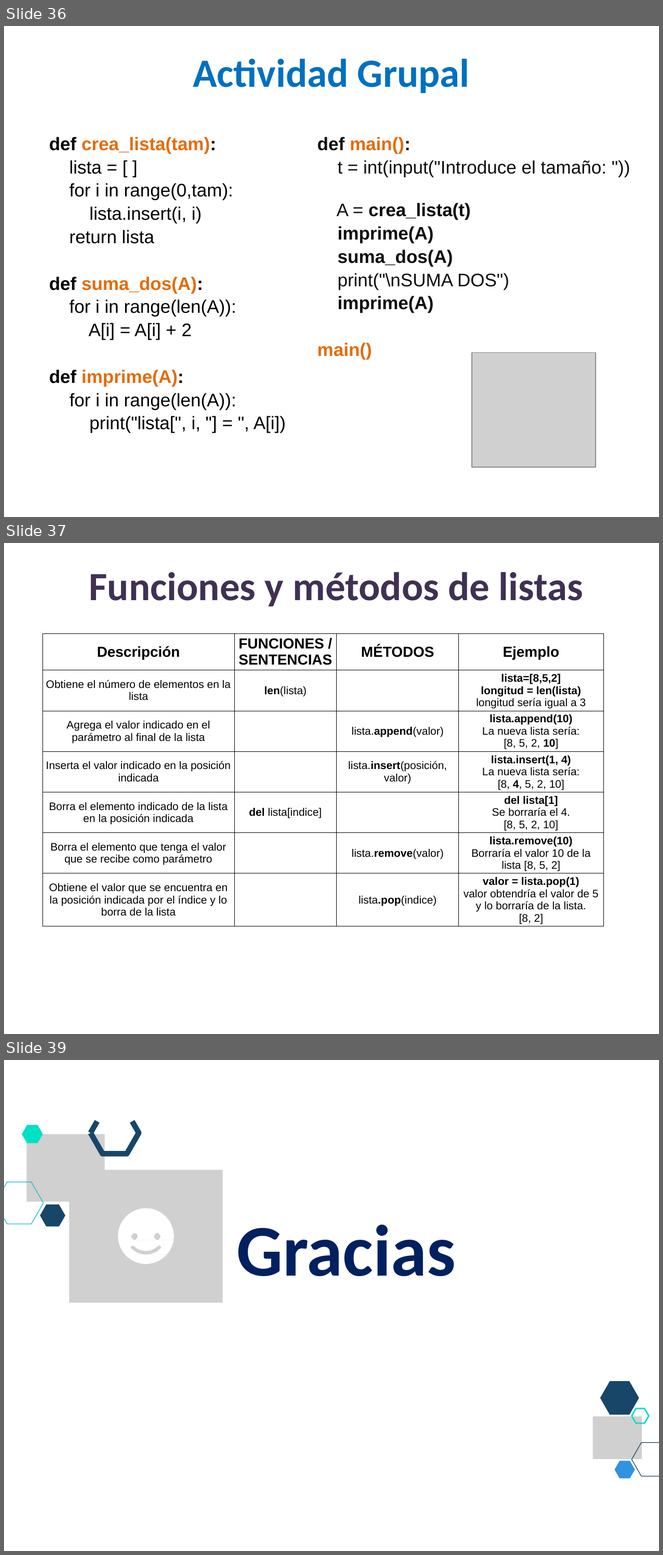
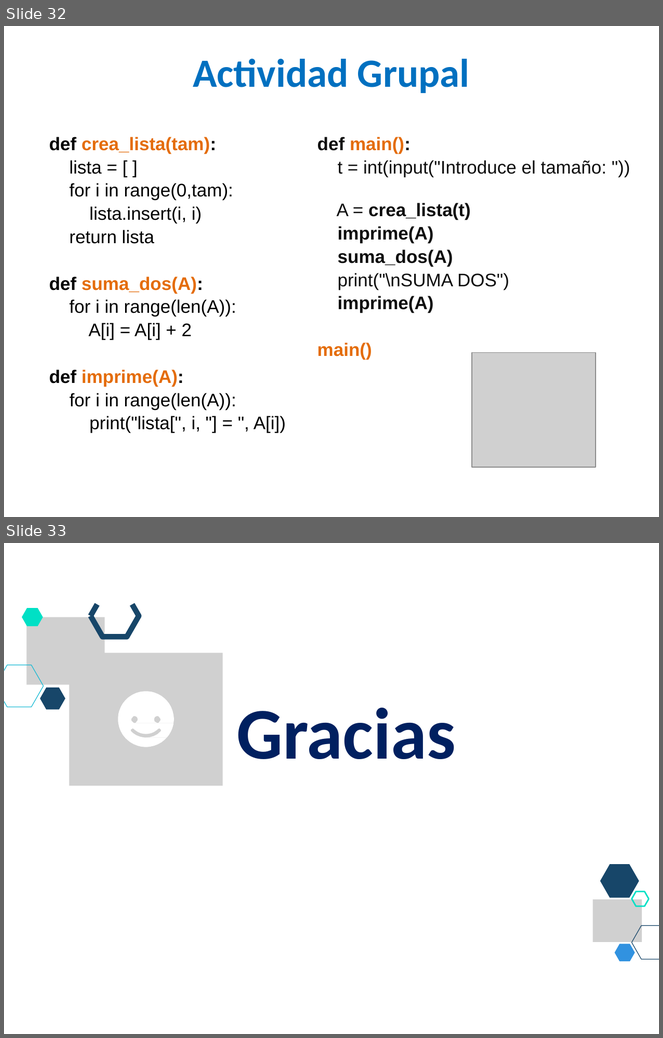
Before and after one commit to lizetheP/PensamientoC, a slide deck: CalendarioAgo2026/presentaciones/9_Listas.pptx. Shown one above the other, each under a label of ours: slides 36, 37 and 39 before the commit, slides 32 and 33 after it; the slides between them are not shown. The pictures are 663x1555 and 663x1038 pixels, drawn with LibreOffice and Linux fonts; fonts in the diff are those of the drawing; grey boxes stand for pictures. Boxes give left, top, right and bottom in pixels: in the first picture for what was removed or moved away, otherwise in the second. Text is boxed around its words. In the diff, an @@ line names an element or a change of style, - is before the commit and + after.

```diff
--- a/CalendarioAgo2026/presentaciones/9_Listas.pptx
+++ b/CalendarioAgo2026/presentaciones/9_Listas.pptx
@@ slide 37 removed at box(4, 543, 659, 1034), background #FFFFFF @@
@@ text removed at box(89, 572, 583, 606) @@
-Funciones y métodos de listas
@@ table removed at box(42, 634, 604, 946), 7 rows, 4 columns @@
-Descripción | FUNCIONES / SENTENCIAS | MÉTODOS | Ejemplo
-Obtiene el número de elementos en la lista | len(lista) |  | lista=[8,5,2] / longitud = len(lista) / longitud sería igual a 3
-Agrega el valor indicado en el parámetro al final de la lista |  | lista.append(valor) | lista.append(10) / La nueva lista sería: / [8, 5, 2, 10]
-Inserta el valor indicado en la posición indicada |  | lista.insert(posición, valor) | lista.insert(1, 4) / La nueva lista sería: / [8, 4, 5, 2, 10]
-Borra el elemento indicado de la lista en la posición indicada | del lista[indice] |  | del lista[1] / Se borraría el 4. / [8, 5, 2, 10]
-Borra el elemento que tenga el valor que se recibe como parámetro |  | lista.remove(valor) | lista.remove(10) / Borraría el valor 10 de la lista [8, 5, 2]
-Obtiene el valor que se encuentra en la posición indicada por el índice y lo borra de la lista |  | lista.pop(indice) | valor = lista.pop(1) / valor obtendría el valor de 5 y lo borraría de la lista. / [8, 2]
@@ what was slide 36 is now slide 32 @@
@@ what was slide 39 is now slide 33 @@
```
Also in this commit, not shown: 1 slide changed, 5 other slides removed, 3 other files.
